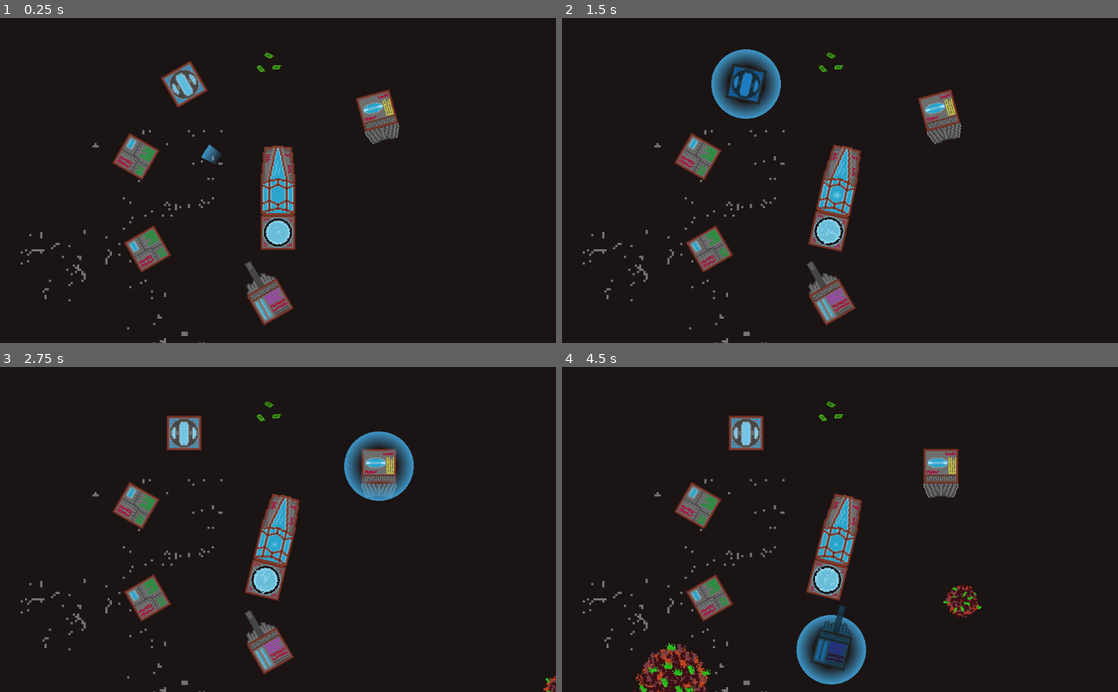
Above: before the commit, frames 1-4 (two rows, left to right).
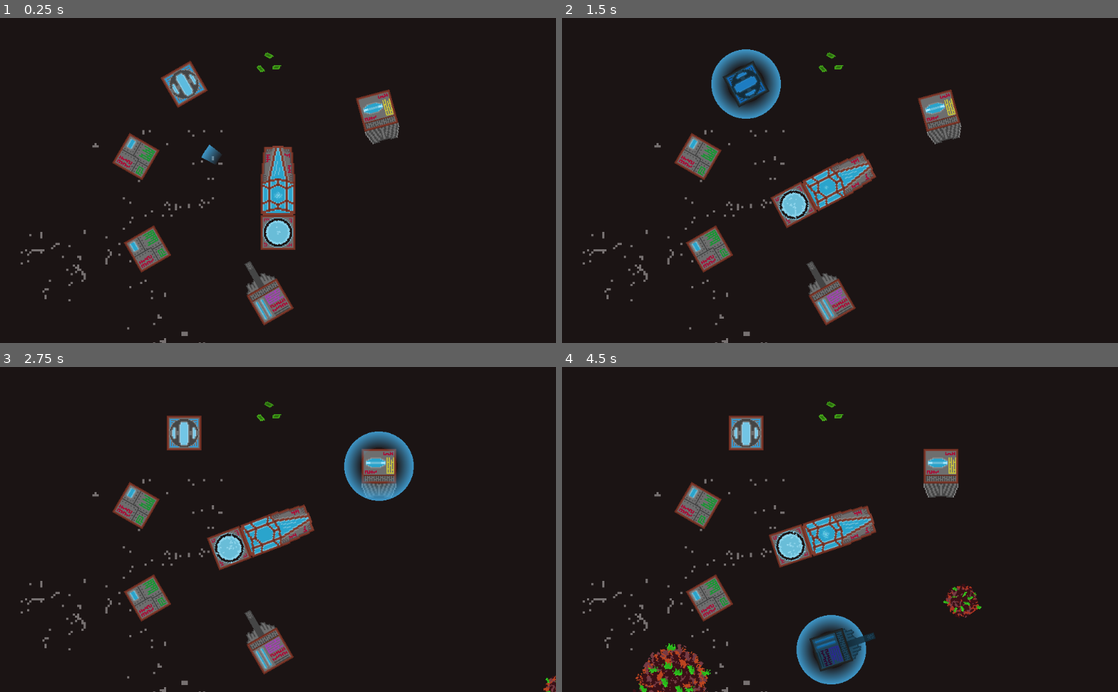
Above: after the commit, the same moments.

Repository: CiaranWoodward/LD45
Game: Godot game, scene res://Space.tscn
Same seed, same stepped clock (60 frames per second), same inputs: the game is played once before the commit and once after it.
Inputs (mouse positions are in pixels of both pictures, inside the frame that each line leads up to):
- Up to frame 1 (0.25 s): no input
- Up to frame 2 (1.5 s): hold D (rot_right) 0.53-1.28 s; hold Space (shoot) 0.53-1.28 s; click (840, 180) at 0.67 s; move the mouse to (745, 83) at 1.27 s; hold A (rot_left) from 1.28 s (still down); tap Tab (toggle_build) at 1.35 s; click (745, 83) at 1.42 s
- Up to frame 3 (2.75 s): move the mouse to (378, 467) at 2.02 s; release A (rot_left) at 2.03 s; hold D (rot_right) from 2.03 s (still down); hold Space (shoot) from 2.03 s (still down); click (378, 467) at 2.17 s
- Up to frame 4 (4.5 s): move the mouse to (695, 506) at 2.77 s; release D (rot_right) at 2.78 s; release Space (shoot) at 2.78 s; hold W (thrust) 2.78-3.53 s; tap Tab (toggle_build) at 2.85, 4.35 s; click (695, 506) at 2.92 s; move the mouse to (712, 597) at 3.52 s; hold Space (shoot) 3.53-4.28 s; hold A (rot_left) from 3.53 s (still down); click (712, 597) at 3.67 s; move the mouse to (828, 649) at 4.27 s; click (828, 649) at 4.42 s

The runs differ from the first frame. In frame 1, less than 0.1% of the frame differs, in the area x 49-51%, y 53-56%; in frame 2, 3.2%; in frame 3, 2.8%; in frame 4, 3.5%, in the area x 37-57%, y 38-98%.

Commit message:
Add damage for all parts and game over

Diff:
--- a/Core.gd
+++ b/Core.gd
@@ -1,9 +1,36 @@
 extends RigidBody2D
 
 export var energy : float = 50.0
+
+export var MAX_HEALTH : float = 50
+onready var health : float = MAX_HEALTH
+var dead : bool = false
 
 var map_coords : Vector2
 var is_connected : bool = true
 var is_connected_check : bool = true
 var always_connected : bool = true
 onready var collision_shapes = [get_node("CollisionShape2D")]
+
+func damage(damage : float, health_src : float, body_shape : int) -> float:
+	health -= damage
+	if health < 0:
+		health = 0
+	self.modulate = Color(1.0, health/MAX_HEALTH, health/MAX_HEALTH)
+	if health <= 0:
+		die()
+		return damage - health
+	return damage
+
+func die():
+	if(dead):
+		return
+	dead = true
+	if is_connected:
+		var hostcore = get_node("../..")
+		hostcore.drop_part(self)
+		hostcore.drop_unconnected_nodes()
+		hostcore.damage(100000, 0, -1)
+	var explode = preload("res://Explosion.tscn").instance()
+	get_tree().get_root().add_child(explode, true)
+	explode.set_global_position(self.get_global_position())
--- a/Gun.gd
+++ b/Gun.gd
@@ -1,4 +1,8 @@
 extends RigidBody2D
+
+export var MAX_HEALTH : float = 50
+onready var health : float = MAX_HEALTH
+var dead : bool = false
 
 var map_coords : Vector2
 var is_connected : bool = false
@@ -10,3 +14,26 @@
 func _input_event(viewport, event, shape_idx):
 	if event is InputEventMouseButton && event.get_button_index() == BUTTON_LEFT && event.pressed:
 		mGlobal.part_picked(self)
+
+func damage(damage : float, health_src : float, body_shape : int) -> float:
+	health -= damage
+	if health < 0:
+		health = 0
+	self.modulate = Color(1.0, health/MAX_HEALTH, health/MAX_HEALTH)
+	if health <= 0:
+		die()
+		return damage - health
+	return damage
+
+func die():
+	if(dead):
+		return
+	dead = true
+	if is_connected:
+		var hostcore = get_node("../..")
+		hostcore.drop_part(self)
+		hostcore.drop_unconnected_nodes()
+	var explode = preload("res://Explosion.tscn").instance()
+	get_tree().get_root().add_child(explode, true)
+	explode.set_global_position(self.get_global_position())
+	get_parent().remove_child(self)
--- a/PlayerCore.gd
+++ b/PlayerCore.gd
@@ -14,7 +14,7 @@
 var map_coords : Vector2 = Vector2(0, 0)
 
 var thrust_power : float = 0.0
-var rotational_power : float = 100.0
+var rotational_power : float = 500.0
 var storage_space : int = 50
 
 onready var health : float = MAX_HEALTH
@@ -32,6 +32,8 @@
 	mGlobal.player_core = self
 
 func _process(delta):
+	if(dead):
+		return
 	if Input.is_action_just_pressed("toggle_build"):
 		if build_mode:
 			mShield.current_power = 0
@@ -45,6 +47,8 @@
 
 # Called every tick at a constant rate. 'delta' is the elapsed time since the previous tick (fixed).
 func _physics_process(delta : float):
+	if(dead):
+		return
 	# Handle input
 	if Input.is_action_pressed("rot_left"):
 		apply_torque_impulse(-rotational_power)
@@ -235,9 +239,16 @@
 
 	health -= damage
 	if health < 0:
+		health = 0
+	self.modulate = Color(1.0, health/(MAX_HEALTH), health/(MAX_HEALTH))
+	if health <= 0:
 		die()
 		return damage - health
 	return damage
 
 func die():
+	dead = true
+	mShield.visible = false
+	get_node("AnimatedSprite").playing = false
+	get_node("AnimatedSprite").frame = 0
 	print("Game over")
--- a/Reactor.gd
+++ b/Reactor.gd
@@ -1,6 +1,10 @@
 extends RigidBody2D
 
 export var energy : float = 50.0
+
+export var MAX_HEALTH : float = 50
+onready var health : float = MAX_HEALTH
+var dead : bool = false
 
 var map_coords : Vector2
 var is_connected : bool = false
@@ -11,3 +15,26 @@
 func _input_event(viewport, event, shape_idx):
 	if event is InputEventMouseButton && event.get_button_index() == BUTTON_LEFT && event.pressed:
 		mGlobal.part_picked(self)
+
+func damage(damage : float, health_src : float, body_shape : int) -> float:
+	health -= damage
+	if health < 0:
+		health = 0
+	self.modulate = Color(1.0, health/MAX_HEALTH, health/MAX_HEALTH)
+	if health <= 0:
+		die()
+		return damage - health
+	return damage
+
+func die():
+	if(dead):
+		return
+	dead = true
+	if is_connected:
+		var hostcore = get_node("../..")
+		hostcore.drop_part(self)
+		hostcore.drop_unconnected_nodes()
+	var explode = preload("res://Explosion.tscn").instance()
+	get_tree().get_root().add_child(explode, true)
+	explode.set_global_position(self.get_global_position())
+	get_parent().remove_child(self)
--- a/Space.tscn
+++ b/Space.tscn
@@ -62,6 +62,7 @@
 scale = Vector2( 2, 2 )
 frames = SubResource( 2 )
 animation = "Breathing"
+frame = 3
 playing = true
 
 [node name="CollisionShape2D" type="CollisionShape2D" parent="PlayerCore"]
--- a/Storage.gd
+++ b/Storage.gd
@@ -3,6 +3,7 @@
 export var storage_space : int = 50
 export var MAX_HEALTH : float = 50
 onready var health : float = MAX_HEALTH
+var dead : bool = false
 
 onready var mGlobal = get_node("/root/Global")
 var map_coords : Vector2
@@ -18,13 +19,12 @@
 	health -= damage
 	if health < 0:
 		health = 0
-	self.modulate = Color(255, health/MAX_HEALTH, health/MAX_HEALTH)
+	self.modulate = Color(1.0, health/MAX_HEALTH, health/MAX_HEALTH)
 	if health <= 0:
 		die()
 		return damage - health
 	return damage
 
-var dead : bool = false
 func die():
 	if(dead):
 		return
--- a/Storage.tscn
+++ b/Storage.tscn
@@ -13,7 +13,6 @@
 linear_damp = 0.05
 angular_damp = 0.01
 script = ExtResource( 1 )
-MAX_HEALTH = 500.0
 
 [node name="CollisionShape2D" type="CollisionShape2D" parent="."]
 shape = SubResource( 1 )
--- a/Thruster.gd
+++ b/Thruster.gd
@@ -2,6 +2,11 @@
 
 export var thrust : float = 3
 export var rotational_power : float = 15
+
+export var MAX_HEALTH : float = 50
+onready var health : float = MAX_HEALTH
+var dead : bool = false
+
 
 var map_coords : Vector2
 var is_connected : bool = false
@@ -13,3 +18,26 @@
 func _input_event(viewport, event, shape_idx):
 	if event is InputEventMouseButton && event.get_button_index() == BUTTON_LEFT && event.pressed:
 		mGlobal.part_picked(self)
+
+func damage(damage : float, health_src : float, body_shape : int) -> float:
+	health -= damage
+	if health < 0:
+		health = 0
+	self.modulate = Color(1.0, health/MAX_HEALTH, health/MAX_HEALTH)
+	if health <= 0:
+		die()
+		return damage - health
+	return damage
+
+func die():
+	if(dead):
+		return
+	dead = true
+	if is_connected:
+		var hostcore = get_node("../..")
+		hostcore.drop_part(self)
+		hostcore.drop_unconnected_nodes()
+	var explode = preload("res://Explosion.tscn").instance()
+	get_tree().get_root().add_child(explode, true)
+	explode.set_global_position(self.get_global_position())
+	get_parent().remove_child(self)
